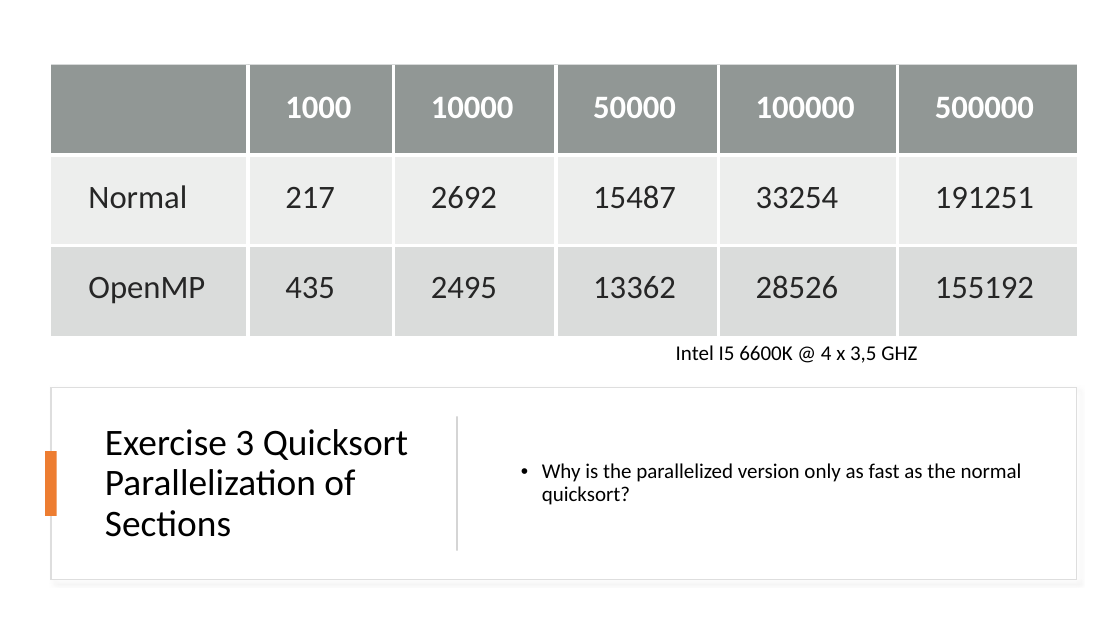
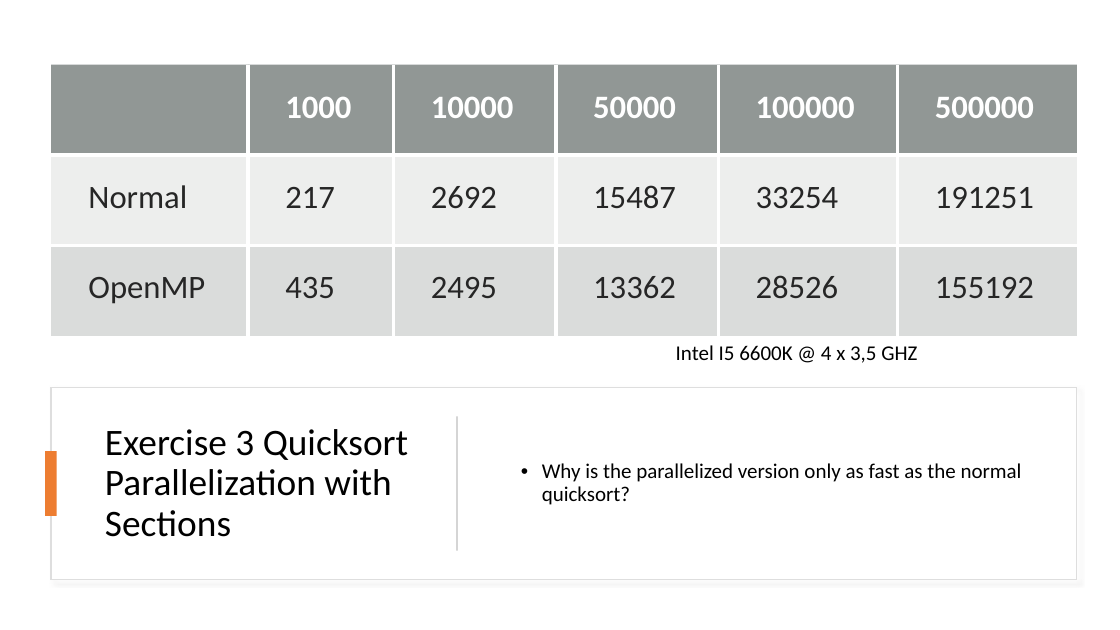
Before and after one commit to dyeske61283/ASE_OpenMP, a slide deck: slide 17 of OpenMP_Folien.pptx (slide 15 before the commit). Drawn at 1120x630 pixels with LibreOffice and Linux fonts; fonts in the diff are those of the drawing. Boxes give left, top, right and bottom in pixels: in the first picture for what was removed or moved away, otherwise in the second. Text is boxed around its words. In the diff, an @@ line names an element or a change of style, - is before the commit and + after.

```diff
--- a/OpenMP_Folien.pptx
+++ b/OpenMP_Folien.pptx
@@ title at <box>105,429,408,537</box>: text changed @@
-Exercise 3 Quicksort Parallelization of Sections
+Exercise 3 Quicksort Parallelization with Sections
```
Also in this commit, not shown: 3 other slides changed, 2 slides added, 1 other file.
